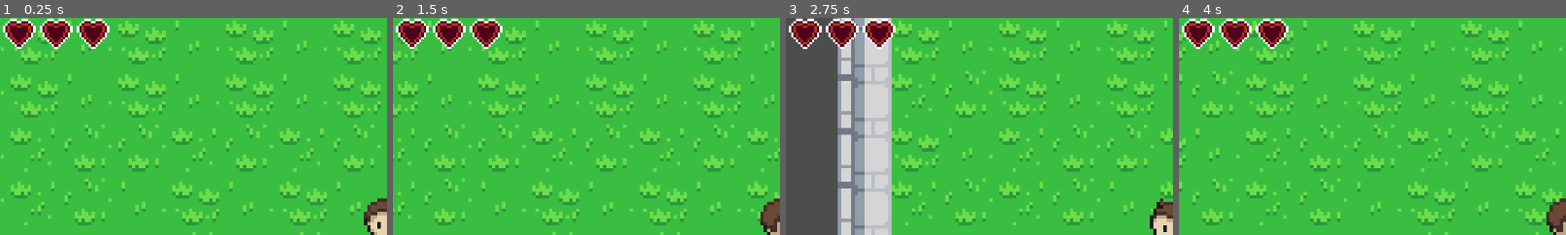
Above: before the commit, frames 1-4 (left to right).
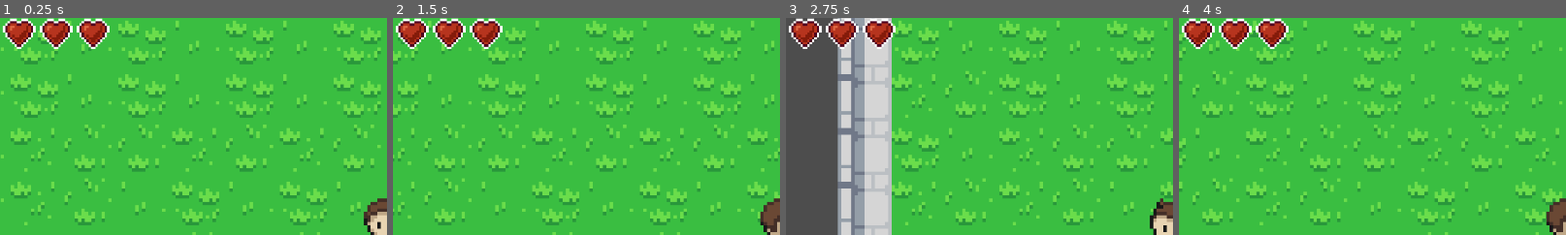
Above: after the commit, the same moments.

Repository: danielathome19/Game-Design-I
Game: Godot game, scene res://topdown.tscn
The game is run twice, just before and just after one commit, with the same random seed, the same clock (stepped at 60 frames per second) and the same inputs. This scene is started directly instead of the project's main scene.
Inputs (mouse positions are % of the whole screen's width and height, from its top left):
- Up to frame 1 (0.25 s): no input
- Up to frame 2 (1.5 s): tap Enter at 0.5 s; move the mouse to (72, 45) at 0.52 s; hold Right (ui_right) 0.53-1.25 s; tap ` (toggle_gravity) at 0.6 s; click (72, 45) at 0.67 s; tap Keypad Enter (ui_accept) at 0.77 s; drag from (30, 55) to (45, 70) at 1.27 s
- Up to frame 3 (2.75 s): tap Keypad Enter (ui_accept) at 2 s; move the mouse to (60, 28) at 2.02 s; hold Left (ui_left) from 2.03 s (still down); tap ` (toggle_gravity) at 2.1 s
- Up to frame 4 (4 s): release Left (ui_left) at 2.75 s; drag from (45, 70) to (20, 35) at 2.77 s; tap Keypad Enter (ui_accept) at 3.5, 3.77 s; move the mouse to (80, 65) at 3.52 s; hold Right (ui_right) from 3.53 s (still down); tap ` (toggle_gravity) at 3.6 s
The pictures show only the part of the screen within x 0-50%, y 2-51%; the shares and areas given below are measured in that part.

The runs differ from the first frame. In frame 1, 0.8% of the frame differs, in the area x 2-27%, y 3-12%; in frame 2, 0.8%; in frame 3, 0.8%; in frame 4, 0.8%.

Commit message:
Update 11/10

Diff:
--- a/PlayerHUD.gd
+++ b/PlayerHUD.gd
@@ -38,4 +38,11 @@
 		var y = (index / HEART_ROW_SIZE) * HEART_OFFSET
 		heart.position = Vector2(x, y)
 
+		# Frame 8 empty, 7 1/4, 6 half, 5 3/4, 4 full
+		if index > full_hearts:
+			heart.frame = 8
+		elif index == full_hearts:
+			heart.frame = 8 - int(remainder / 5)
+		elif index < full_hearts:
+			heart.frame = 4
 	pass
